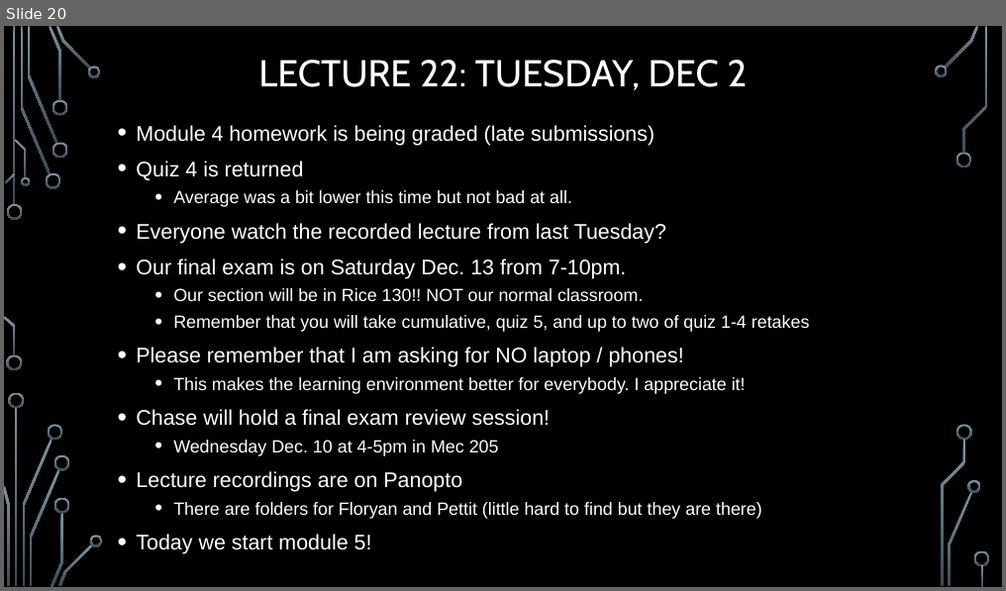
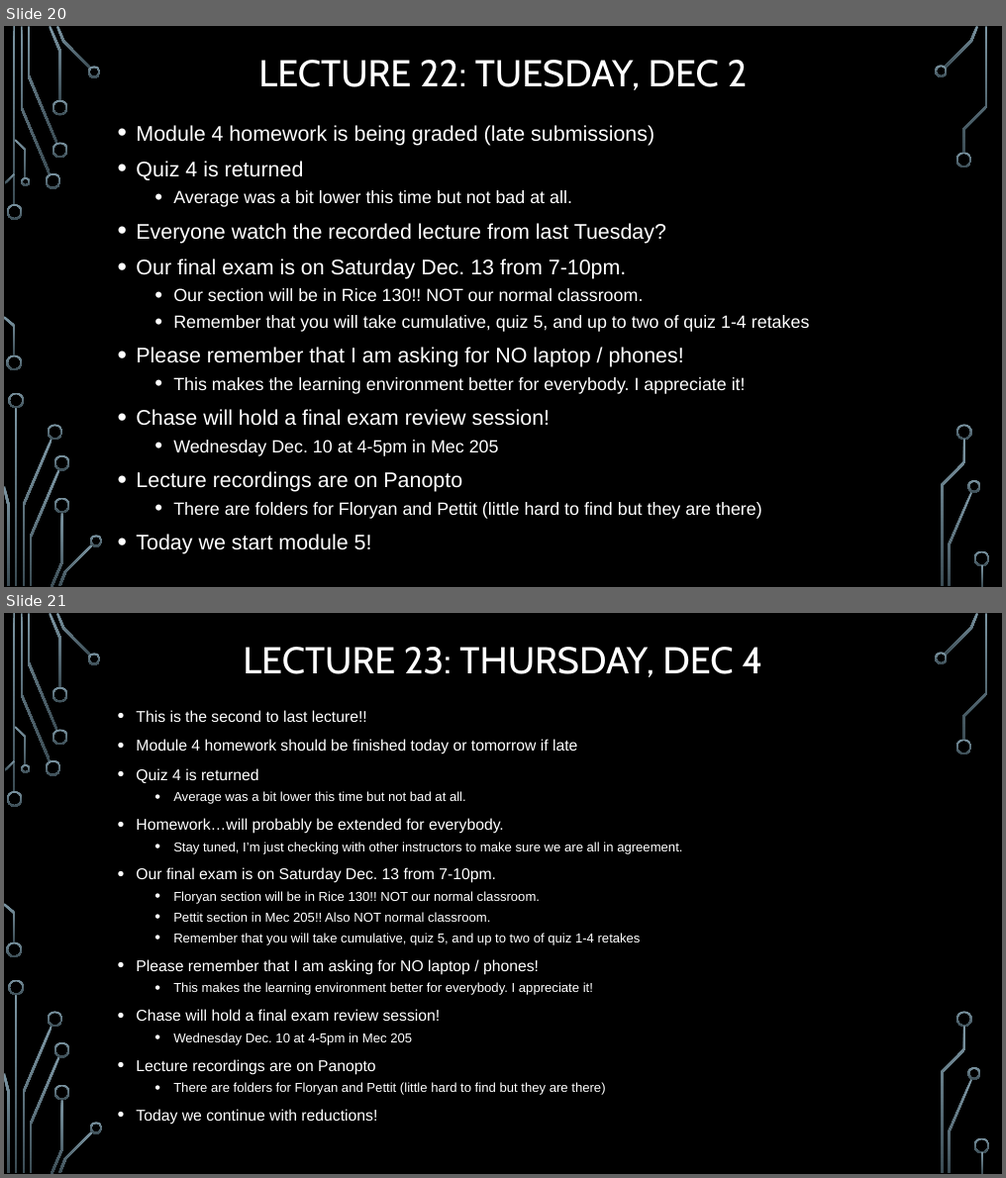
Before and after one commit to markfloryan/dmt2, a slide deck: slides/00-DailyAnnouncements.pptx. Shown one above the other, each under a label of ours: slide 20 before the commit, slides 20 and 21 after it. The pictures are 1006x591 and 1006x1178 pixels, drawn with LibreOffice and Linux fonts; fonts in the diff are those of the drawing; background and template pictures are left out. Boxes give left, top, right and bottom in pixels: in the first picture for what was removed or moved away, otherwise in the second. Text is boxed around its words. In the diff, an @@ line names an element or a change of style, - is before the commit and + after.

```diff
--- a/slides/00-DailyAnnouncements.pptx
+++ b/slides/00-DailyAnnouncements.pptx
@@ slide 21 added at box(4, 613, 1002, 1174), background picture (left out); not listed: 36 template elements that a slide beside it also shows @@
@@ title added at box(243, 647, 762, 677), 36 pt, text #FFFFFF @@
+LECTURE 23: THURSDAY, DEC 4
@@ text added at box(136, 710, 682, 1125), 12.5 pt, text #FFFFFF @@
+• This is the second to last lecture!!
+• Module 4 homework should be finished today or tomorrow if late
+• Quiz 4 is returned
+  • Average was a bit lower this time but not bad at all.
+• Homework…will probably be extended for everybody.
+  • Stay tuned, I’m just checking with other instructors to make sure we are all in agreement.
+• Our final exam is on Saturday Dec. 13 from 7-10pm.
+  • Floryan section will be in Rice 130!! NOT our normal classroom.
+  • Pettit section in Mec 205!! Also NOT normal classroom.
+  • Remember that you will take cumulative, quiz 5, and up to two of quiz 1-4 retakes
+• Please remember that I am asking for NO laptop / phones!
+  • This makes the learning environment better for everybody. I appreciate it!
+• Chase will hold a final exam review session!
+  • Wednesday Dec. 10 at 4-5pm in Mec 205
+• Lecture recordings are on Panopto
+  • There are folders for Floryan and Pettit (little hard to find but they are there)
+• Today we continue with reductions!
```
Also in this commit, not shown: 1 slide changed, 3 other files.
